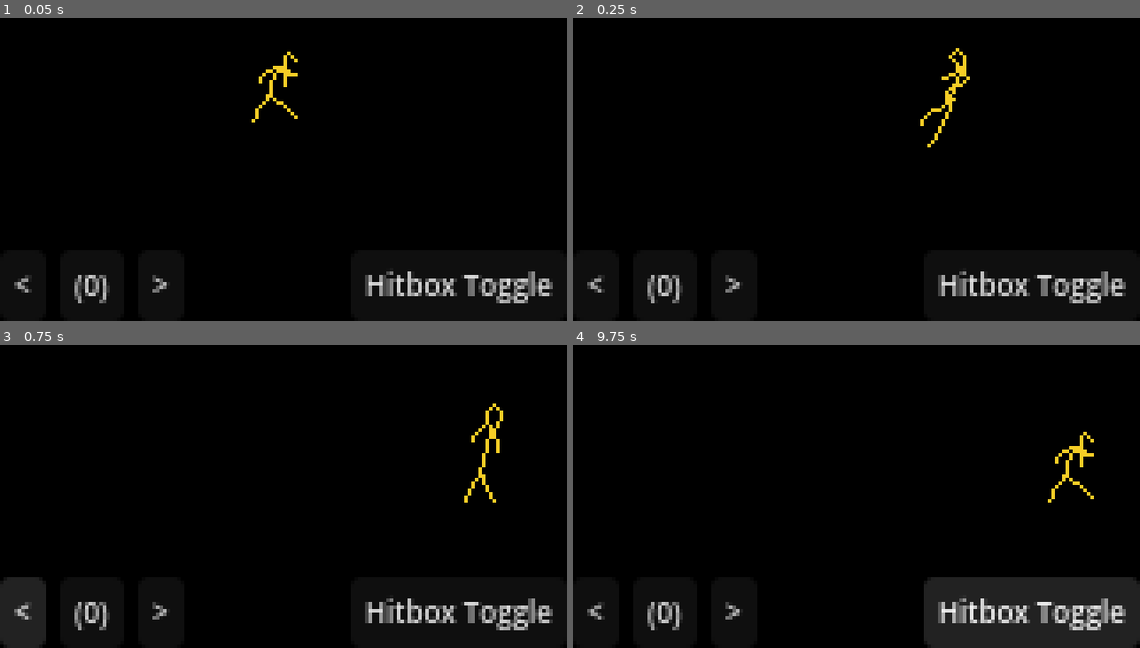
Above: before the commit, frames 1-4 (two rows, left to right).
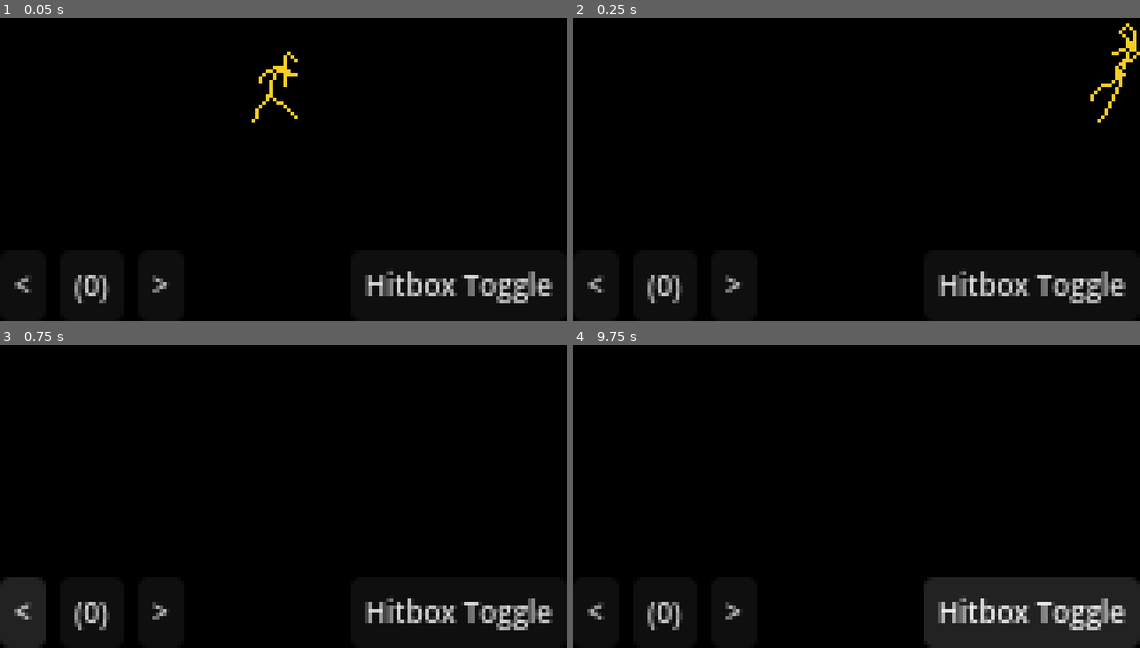
Above: after the commit, the same moments.

Repository: CoolGrazer/MaximusGult
Game: Godot game, scene res://Scenes/Debug/AnimationEditor.tscn
The game is run twice, just before and just after one commit, with the same random seed, the same clock (stepped at 60 frames per second) and the same inputs. The project has no main scene, so this scene is started directly. The engine's default icon, where the game draws it, is replaced by a stand-in: a white triangle on a blue panel in a dark square.
Inputs:
- Up to frame 1 (0.05 s): no input
- Up to frame 2 (0.25 s): no input
- Up to frame 3 (0.75 s): click "<" at 0.5 s
- Up to frame 4 (9.75 s): click "(0)" at 1.25 s; click ">" at 2 s; click "Hitbox Toggle" at 2.75 s; click "<" at 3.5 s; click "(0)" at 4.25 s; click ">" at 5 s; click "Hitbox Toggle" at 5.75 s; click "<" at 6.5 s; click "(0)" at 7.25 s; click ">" at 8 s; click "Hitbox Toggle" at 8.75 s; tap Enter at 9.5 s; tap J (P1A) at 9.6 s

Frame 1 is identical in both runs. In frame 2, 0.9% of the frame differs, in the area x 61-100%, y 1-43%; in frame 3, 0.4%; in frame 4, 0.4%.

Commit message:
Let's Go
Let's Fucking Go.

Diff:
--- a/Characters/TestDash.tres
+++ b/Characters/TestDash.tres
@@ -12,11 +12,17 @@
 inital_frame_displacement = Vector2(5, 0)
 metadata/_custom_type_script = "uid://li58xm05yh0k"
 
+[sub_resource type="Curve" id="Curve_0i1gd"]
+_data = [Vector2(0, 0), 0.0, 1.0, 0, 1, Vector2(1, 1), 1.0, 0.0, 1, 0]
+point_count = 2
+
 [sub_resource type="Resource" id="Resource_4df2t"]
 script = ExtResource("2_0i1gd")
 duration_of_cell = 15
 character_frame = 2
-constant_frame_displacement = Vector2(4, 1)
+inital_frame_displacement = Vector2(8, 0)
+constant_frame_displacement = Vector2(50, 0)
+constant_frame_displacement_curve = SubResource("Curve_0i1gd")
 metadata/_custom_type_script = "uid://li58xm05yh0k"
 
 [sub_resource type="Resource" id="Resource_0i1gd"]
--- a/Scripts/AnimationDatas/AnimationCell.gd
+++ b/Scripts/AnimationDatas/AnimationCell.gd
@@ -6,7 +6,7 @@
 
 @export var inital_frame_displacement : Vector2 = Vector2.ZERO
 @export var constant_frame_displacement : Vector2 = Vector2.ZERO
-
+@export var constant_frame_displacement_curve : Curve = Curve.new()
 
 #@export var force_activation : Vector2 = Vector2.ZERO
 
--- a/Scripts/AnimationDatas/FightingAnimationPlayer.gd
+++ b/Scripts/AnimationDatas/FightingAnimationPlayer.gd
@@ -32,6 +32,18 @@
 	set_to_initial_animation_state()
 	while animation_cells_left > 0:
 
+
+		if current_animation_cell.constant_frame_displacement.length() > 0.:
+			var current_duration_left : float = duration_of_cell
+			var current_distance = (current_animation_cell.duration_of_cell - current_duration_left) / current_animation_cell.duration_of_cell
+			var last_distancce = (current_animation_cell.duration_of_cell - current_duration_left) / current_animation_cell.duration_of_cell
+			var sampled_value = current_animation_cell.constant_frame_displacement_curve.sample(current_distance)
+			var last_sample = current_animation_cell.constant_frame_displacement_curve.sample(last_distancce)
+			print(sampled_value)
+			var constant_displacement = current_animation_cell.constant_frame_displacement * (sampled_value)
+			affected_fighter.current_position.move_whole_pixels(constant_displacement)
+
+
 		if duration_of_cell == 0:
 			animation_cells_left -= 1
 			if animation_cells_left == 0:
@@ -40,11 +52,12 @@
 
 			var current_animation_cell_index = current_animation.animation_cells.size() - animation_cells_left
 			current_animation_cell = current_animation.animation_cells[current_animation_cell_index]
-			duration_of_cell = current_animation_cell.duration_of_cell
-			affected_fighter.sprite_node.frame = current_animation_cell.character_frame
-			affected_fighter.current_position.move_whole_pixels(current_animation_cell.inital_frame_displacement)
+			animation_cell_update()
 
-		affected_fighter.current_position.move_whole_pixels(current_animation_cell.constant_frame_displacement)
+
+
+
+
 		duration_of_cell -= 1
 
 		await get_tree().process_frame
@@ -59,12 +72,13 @@
 func set_to_initial_animation_state():
 	animation_cells_left = current_animation.animation_cells.size()
 	current_animation_cell = current_animation.animation_cells[0]
+	animation_cell_update()
+
+
+func animation_cell_update():
 	duration_of_cell = current_animation_cell.duration_of_cell
 	affected_fighter.sprite_node.frame = current_animation_cell.character_frame
 	affected_fighter.current_position.move_whole_pixels(current_animation_cell.inital_frame_displacement)
 
-func animation_cell_to_applied():
-	pass
-
 func cancel_animation_into():
 	pass
